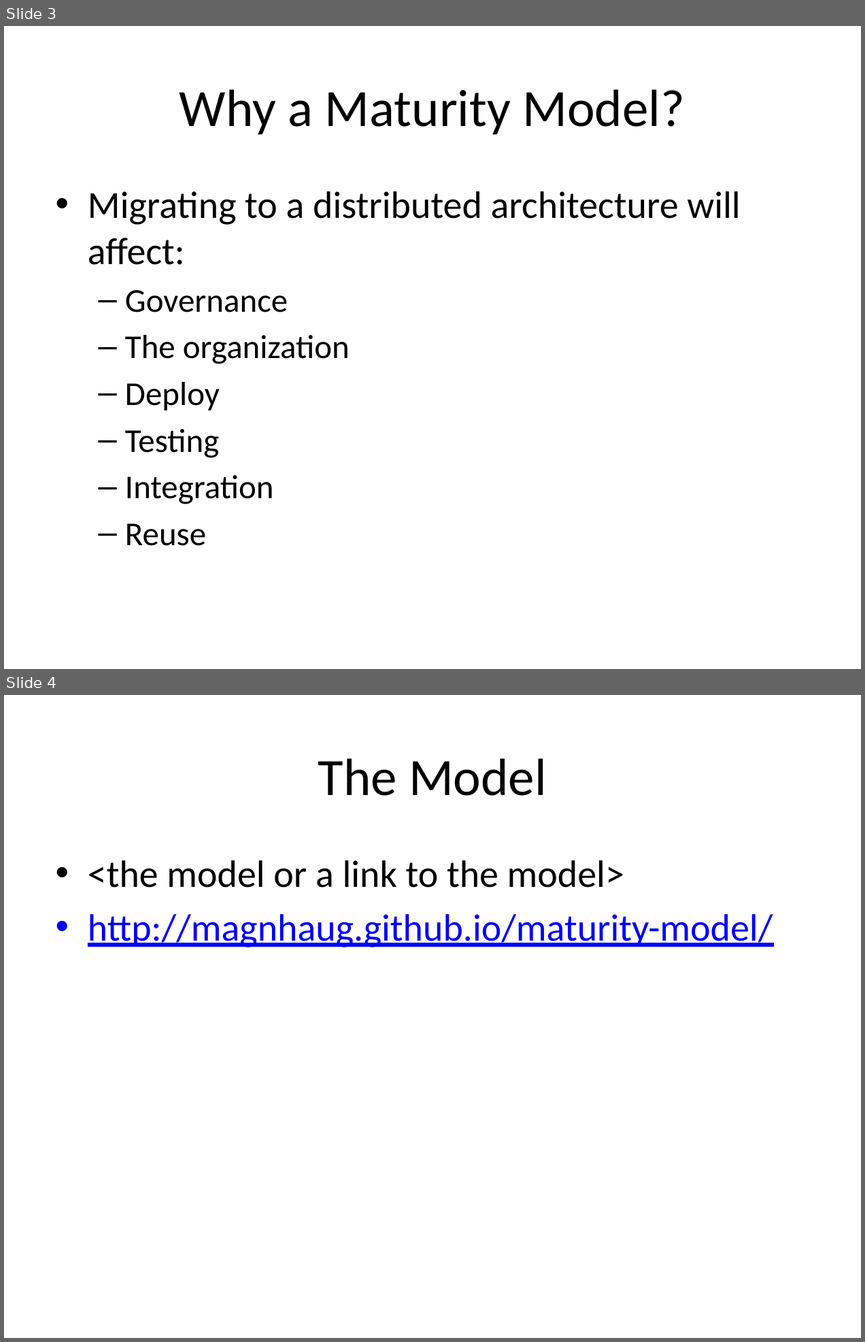
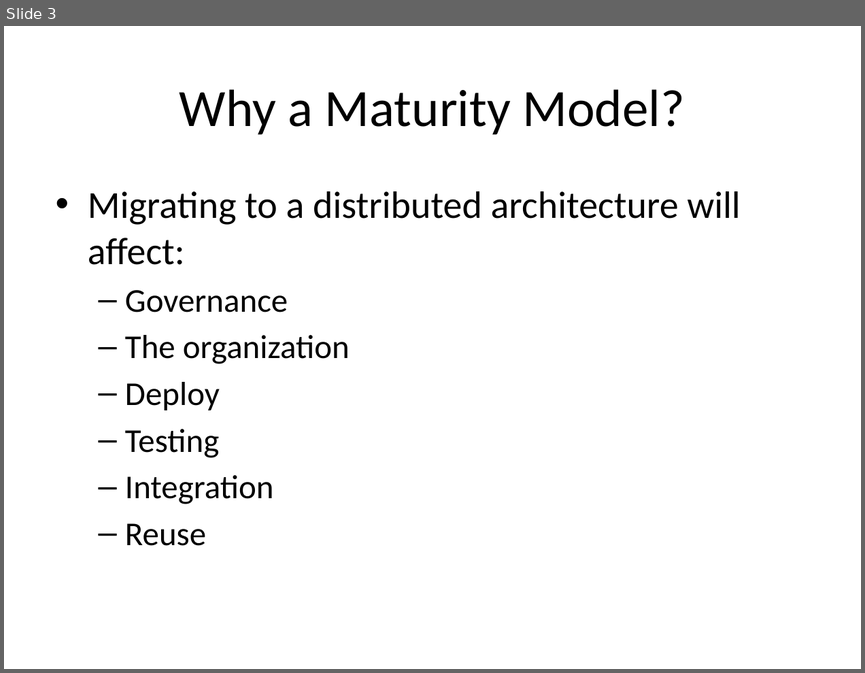
Before and after one commit to bekkopen/distributed-systems-maturity-model, a slide deck: presentation.pptx. Shown one above the other, each under a label of ours: slides 3 and 4 before the commit, slide 3 after it. The pictures are 865x1342 and 865x673 pixels, drawn with LibreOffice and Linux fonts; fonts in the diff are those of the drawing. Boxes give left, top, right and bottom in pixels: in the first picture for what was removed or moved away, otherwise in the second. Text is boxed around its words. In the diff, an @@ line names an element or a change of style, - is before the commit and + after.

```diff
--- a/presentation.pptx
+++ b/presentation.pptx
@@ slide 4 removed at (4, 695, 861, 1338), background #FFFFFF @@
@@ title removed at (318, 758, 547, 796) @@
-The Model
@@ text removed at (88, 860, 773, 947) @@
-• <the model or a link to the model>
-• http://magnhaug.github.io/maturity-model/
```
Also in this commit, not shown: 3 slides changed, 1 slide added, 5 other slides removed.
